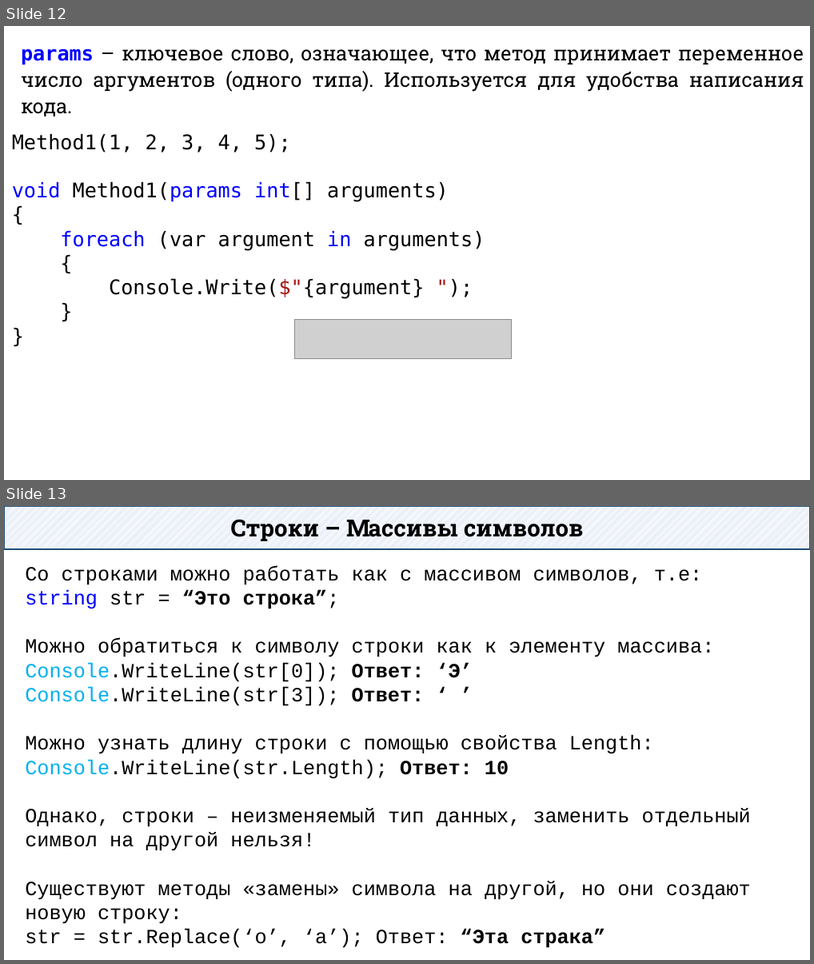
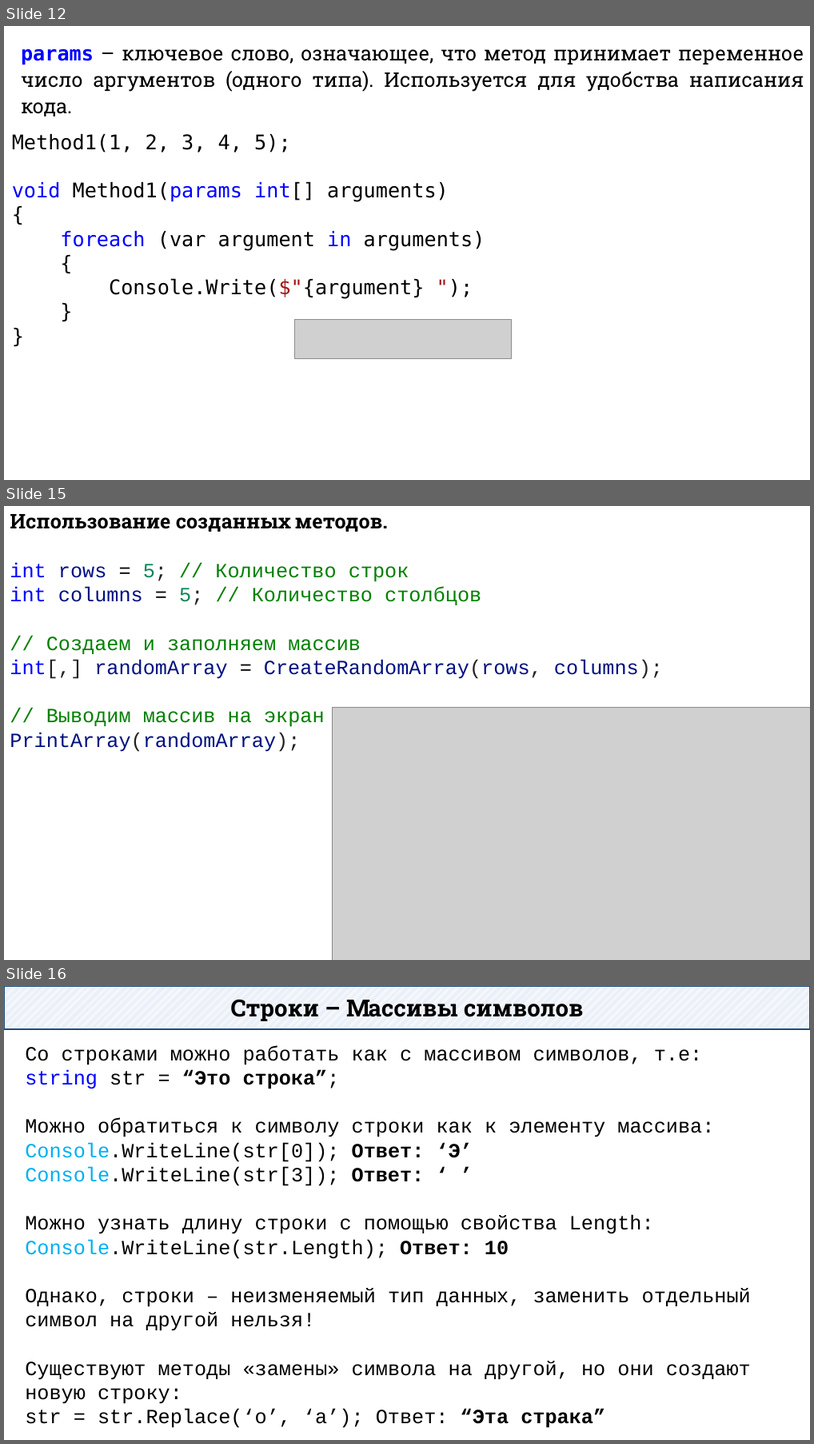
Before and after one commit to DaniilKlyukin/ITiP-1, a slide deck: Лекции/ИТиП лек 3 (лр 3, практическая 2).pptx. Shown one above the other, each under a label of ours: slides 12 and 13 before the commit, slides 12, 15 and 16 after it; the slides between them are not shown. The pictures are 814x964 and 814x1444 pixels, drawn with LibreOffice and Linux fonts; fonts in the diff are those of the drawing; grey boxes stand for pictures. Boxes give left, top, right and bottom in pixels: in the first picture for what was removed or moved away, otherwise in the second. Text is boxed around its words. In the diff, an @@ line names an element or a change of style, - is before the commit and + after.

```diff
--- a/Лекции/ИТиП лек 3 (лр 3, практическая 2).pptx
+++ b/Лекции/ИТиП лек 3 (лр 3, практическая 2).pptx
@@ slide 15 added at (x1=4, y1=506, x2=810, y2=960), background #FFFFFF @@
@@ text added at (x1=10, y1=514, x2=663, y2=752), 24 pt, text #008000 @@
+Использование созданных методов.
+int rows = 5; // Количество строк
+int columns = 5; // Количество столбцов
+// Создаем и заполняем массив
+int[,] randomArray = CreateRandomArray(rows, columns);
+// Выводим массив на экран
+PrintArray(randomArray);
@@ picture added at (x1=333, y1=707, x2=810, y2=960) @@
@@ what was slide 13 is now slide 16 @@
```
Also in this commit, not shown: 2 slides changed, 2 other slides added, 32 slides removed, 1 other file.
